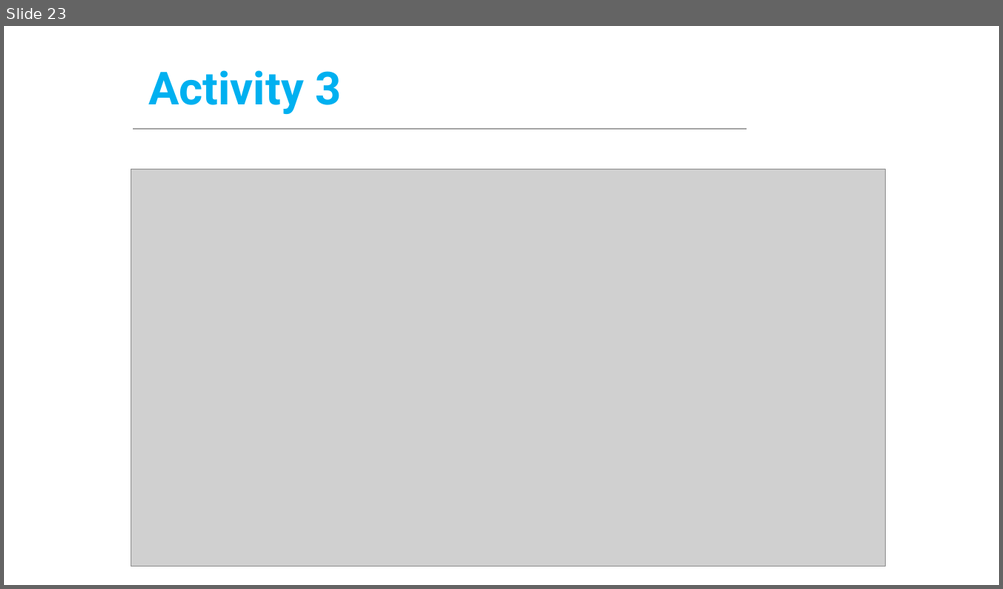
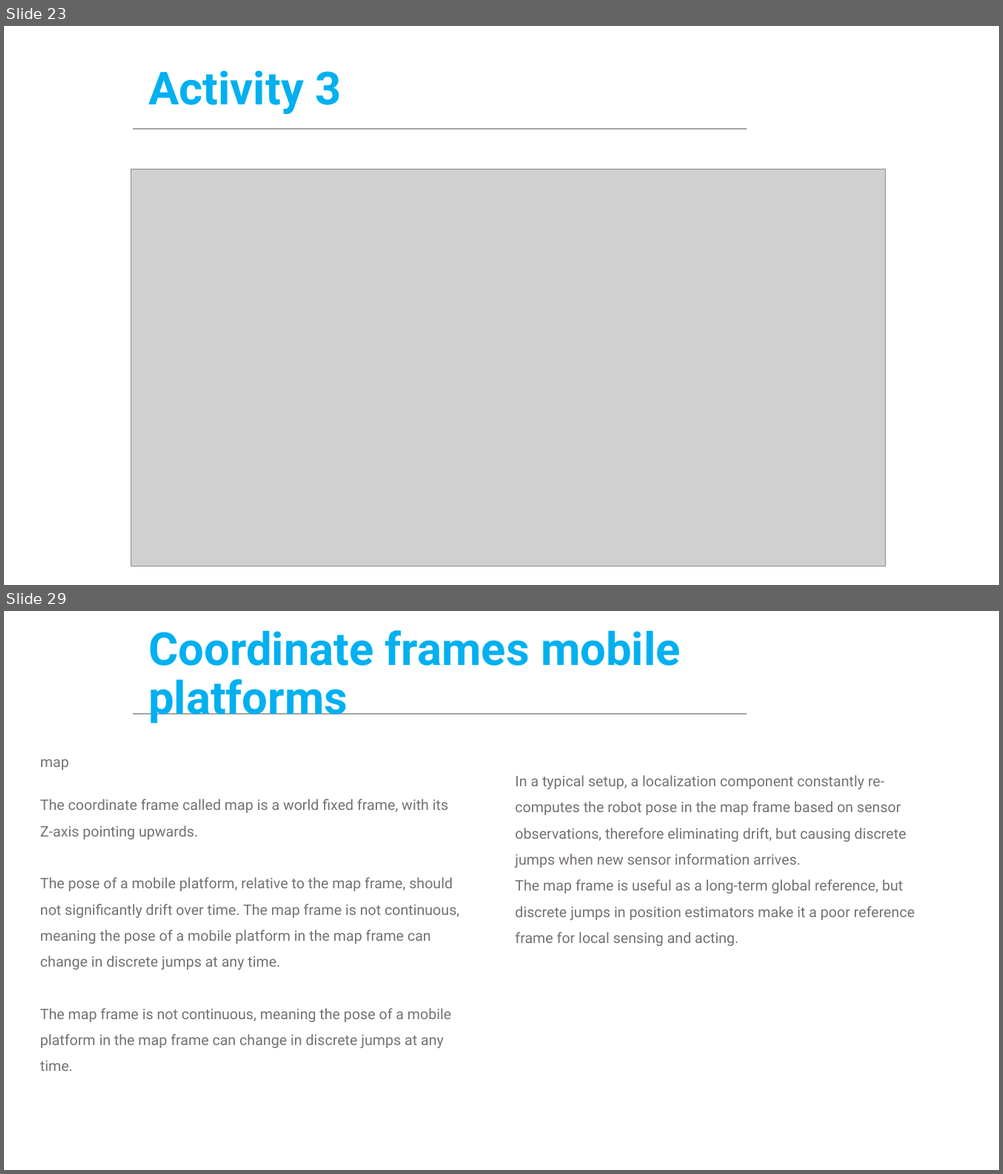
Before and after one commit to ManchesterRoboticsLtd/MR3001C_Cyber-Physical_Systems_I, a slide deck: Week9/Presentations/MCR2_Localisation.pptx. Shown one above the other, each under a label of ours: slide 23 before the commit, slides 23 and 29 after it; the slides between them are not shown. The pictures are 1003x589 and 1003x1174 pixels, drawn with LibreOffice and Linux fonts; fonts in the diff are those of the drawing; grey boxes stand for pictures; background and template pictures are left out. Boxes give left, top, right and bottom in pixels: in the first picture for what was removed or moved away, otherwise in the second. Text is boxed around its words. In the diff, an @@ line names an element or a change of style, - is before the commit and + after.

```diff
--- a/Week9/Presentations/MCR2_Localisation.pptx
+++ b/Week9/Presentations/MCR2_Localisation.pptx
@@ slide 29 added at [4,611,999,1170], background #FFFFFF; not listed: 1 template element that a slide beside it also shows @@
@@ title added at [148,630,680,723], 44 pt, text #00B0F0, bold @@
+Coordinate frames mobile platforms
@@ text added at [40,759,459,1071], 14 pt, text #767171 @@
+map
+The coordinate frame called map is a world fixed frame, with its Z-axis pointing upwards.
+The pose of a mobile platform, relative to the map frame, should not significantly drift over time. The map frame is not continuous, meaning the pose of a mobile platform in the map frame can change in discrete jumps at any time.
+The map frame is not continuous, meaning the pose of a mobile platform in the map frame can change in discrete jumps at any time.
@@ text added at [515,775,914,946], 14 pt, text #767171 @@
+In a typical setup, a localization component constantly re-computes the robot pose in the map frame based on sensor observations, therefore eliminating drift, but causing discrete jumps when new sensor information arrives.
+The map frame is useful as a long-term global reference, but discrete jumps in position estimators make it a poor reference frame for local sensing and acting.
```
Also in this commit, not shown: 6 other slides added, 27 other files.
